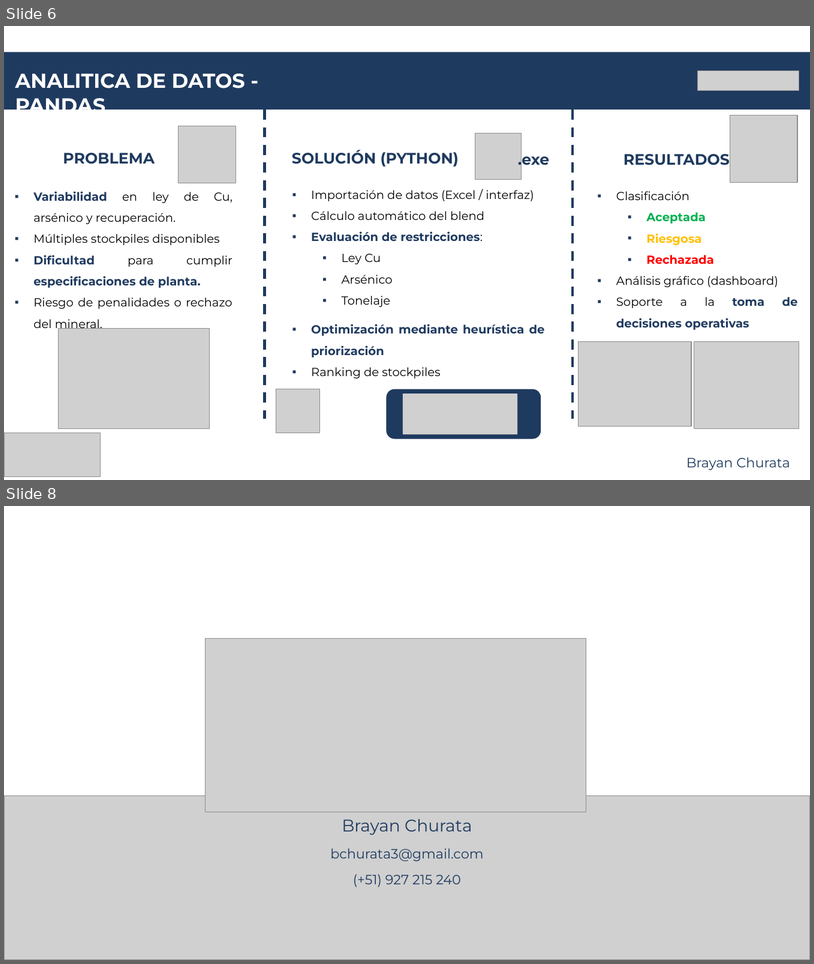
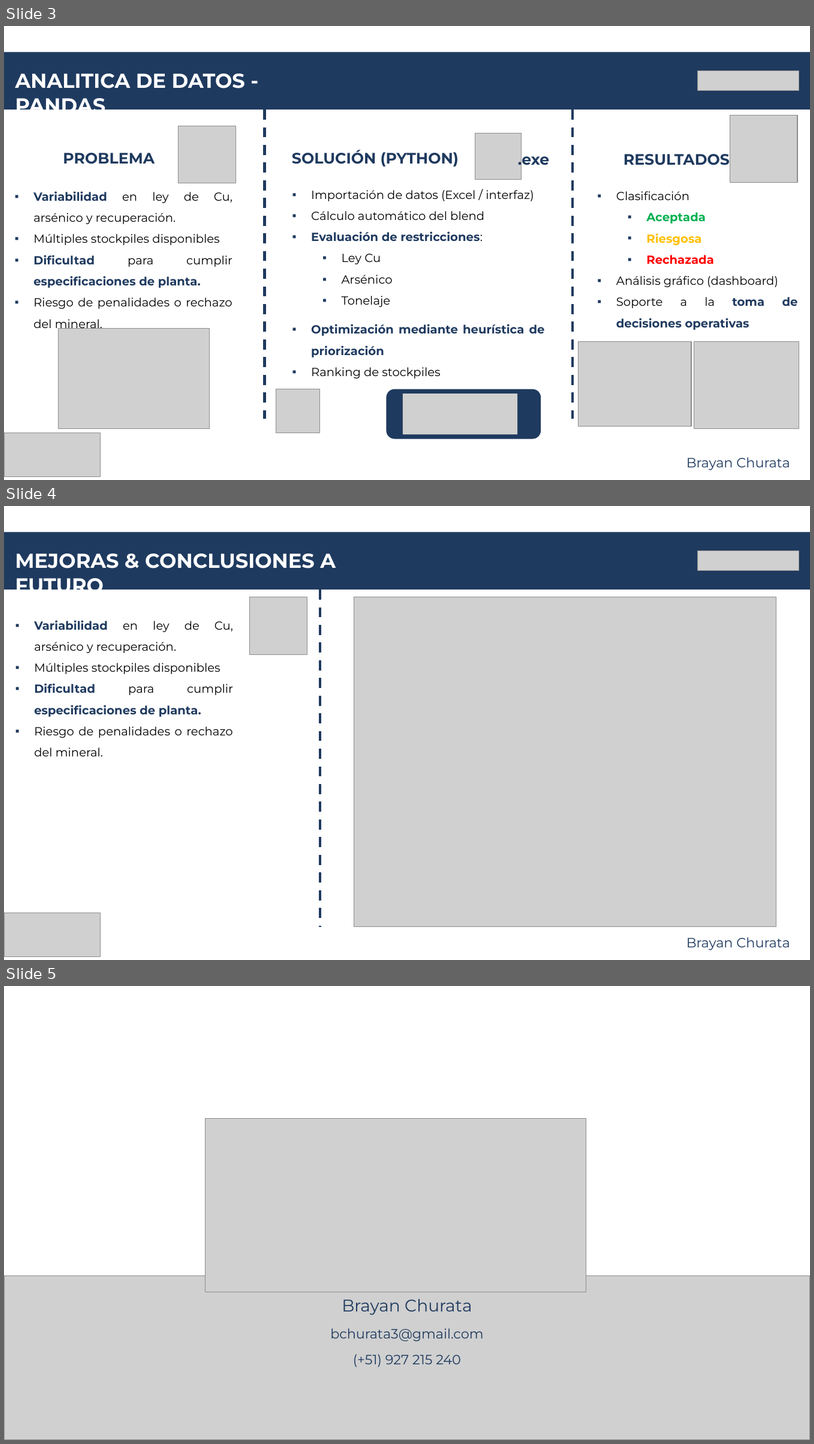
Before and after one commit to brayanfchurata/CODEAUNI_PROYECTO_02_HUB_MINING_DATA_ANALYSIS, a slide deck: Analisis_Brayan_Churata [Autosaved].pptx. Shown one above the other, each under a label of ours: slides 6 and 8 before the commit, slides 3, 4 and 5 after it; the slides between them are not shown. The pictures are 814x964 and 814x1444 pixels, drawn with LibreOffice and Linux fonts; fonts in the diff are those of the drawing; grey boxes stand for pictures. Boxes give left, top, right and bottom in pixels: in the first picture for what was removed or moved away, otherwise in the second. Text is boxed around its words. In the diff, an @@ line names an element or a change of style, - is before the commit and + after.

Commit message:
Mejora dashboards mining pestaña

```diff
--- a/Analisis_Brayan_Churata [Autosaved].pptx
+++ b/Analisis_Brayan_Churata [Autosaved].pptx
@@ slide 4 added at bbox=[4, 506, 810, 960], background #FFFFFF @@
@@ rectangle added at bbox=[4, 532, 810, 589], fill #1F3A5F @@
@@ text added at bbox=[15, 553, 336, 589], 24 pt, text #FFFFFF, bold @@
+MEJORAS & CONCLUSIONES A FUTURO
@@ picture added at bbox=[698, 551, 800, 570] @@
@@ line added from (320, 589) to (320, 927), #1F3A5F 3 pt dashed @@
@@ picture added at bbox=[250, 597, 308, 654] @@
@@ picture added at bbox=[354, 597, 777, 927] @@
@@ text added at bbox=[34, 620, 233, 756], 14 pt, text #000000 @@
+▪ Variabilidad en ley de Cu, arsénico y recuperación.
+▪ Múltiples stockpiles disponibles
+▪ Dificultad para cumplir especificaciones de planta.
+▪ Riesgo de penalidades o rechazo del mineral.
@@ picture added at bbox=[4, 913, 100, 957] @@
@@ text added at bbox=[687, 937, 791, 950], 16 pt, text #1F3A5F @@
+Brayan Churata
@@ what was slide 6 is now slide 3 @@
@@ what was slide 8 is now slide 5 @@
```
Also in this commit, not shown: 1 slide changed, 4 slides removed, 2 other files.
